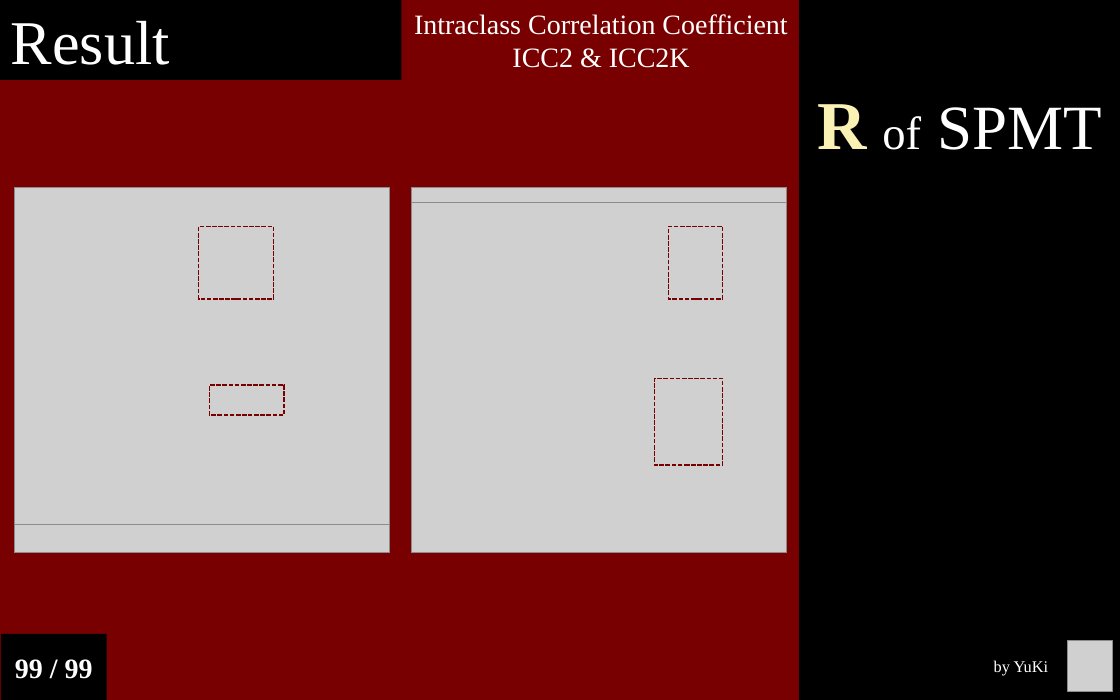
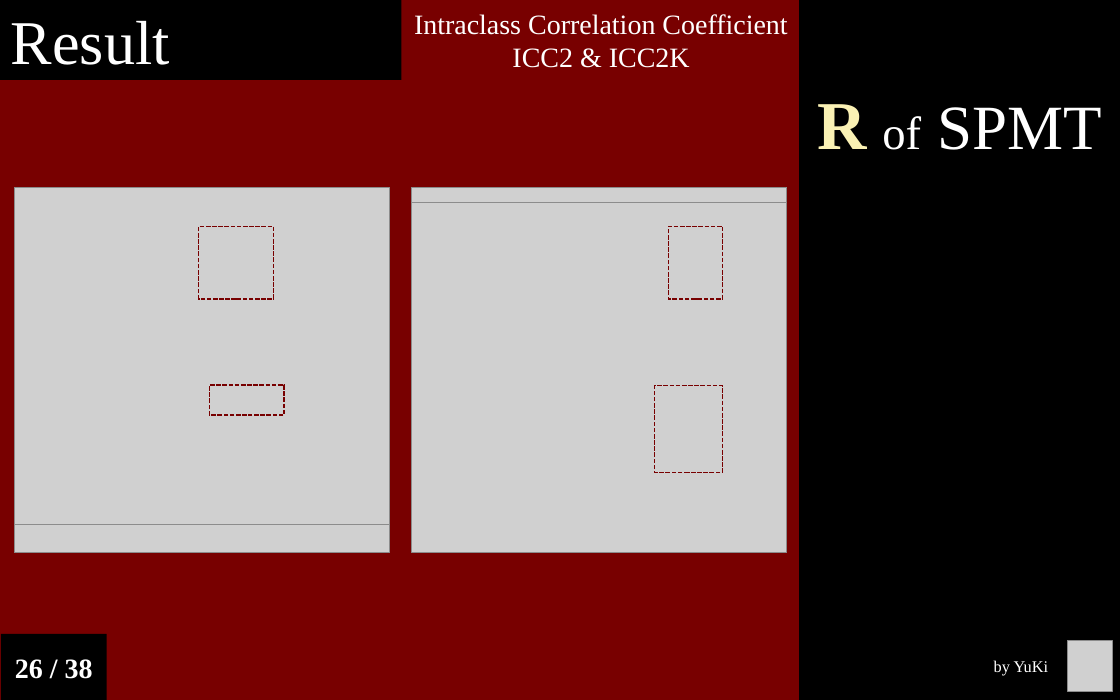
Before and after one commit to Chuan-Peng-Lab/ReliabilitySPE, a slide deck: slide 26 of 6_Reports/6_2_Phase_2/End_Semester_Report.pptx (slide 25 before the commit). Drawn at 1120x700 pixels with LibreOffice and Linux fonts; fonts in the diff are those of the drawing; grey boxes stand for pictures. Boxes give left, top, right and bottom in pixels: in the first picture for what was removed or moved away, otherwise in the second. Text is boxed around its words. In the diff, an @@ line names an element or a change of style, - is before the commit and + after.

```diff
--- a/6_Reports/6_2_Phase_2/End_Semester_Report.pptx
+++ b/6_Reports/6_2_Phase_2/End_Semester_Report.pptx
@@ rectangle: place and size @@
-rectangle at box(654, 379, 722, 465)
+rectangle at box(654, 385, 722, 472)
@@ text in rectangle at box(15, 659, 93, 679): text changed @@
-99 / 99
+26 / 38
```
Also in this commit, not shown: 35 other slides changed, 2 slides added.
